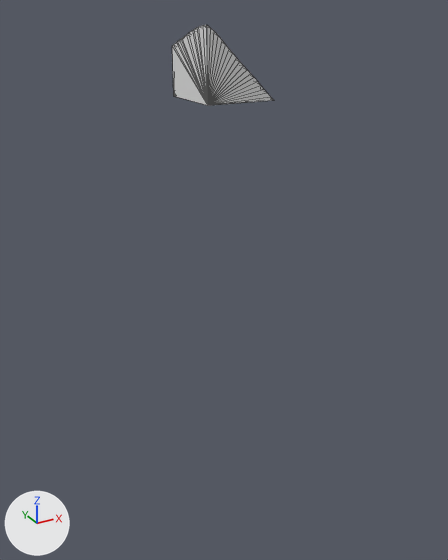
What one commit did to the glTF model assets/terrain/surface_pieces/surf_38_3.glb.
Rendered twice from a camera (50 mm lens) standing at (62.0, 55.1, 5.5) and looking at (82.9, 93.1, -13.5). Every picture has the same lights, and +X, +Y and +Z are marked at lower left. The first picture is the older version. Mesh edges are drawn as thin lines. Where no turn or scale is listed for an object, it has been applied to the vertices.

Script lines for the objects in view, before the commit:
```python
me_geometry_0 = bpy.data.meshes.new('geometry_0')
me_geometry_0.from_pydata(...)  # 116 vertices, 228 faces; spans x 80.0..84.87, y 90.0..95.0, z 0.0..4.58
ob_geometry_0 = bpy.data.objects.new('geometry_0', me_geometry_0)
ob_geometry_0.location = (0.0, 0.0, 0.0)
```
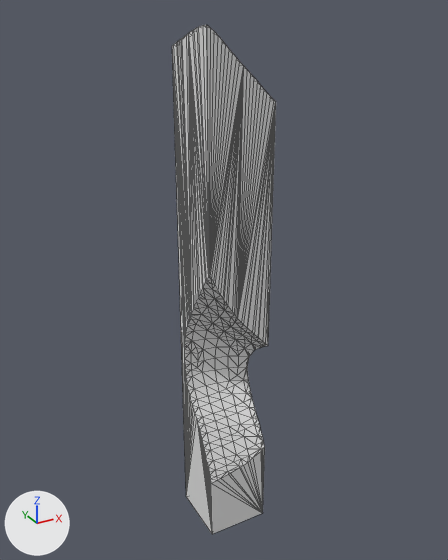
The change, as a list of edits to the scene's bpy script:
```text
Change me_geometry_0:
    used by ob_geometry_0; location = (0.0, 0.0, 0.0)
    remove me_geometry_0.from_pydata(...)  # 116 vertices, 228 faces; spans x 80.0..84.87, y 90.0..95.0, z 0.0..4.58
    add me_geometry_0.from_pydata(...)  # 388 vertices, 772 faces; spans x 80.0..85.0, y 90.0..95.0, z -35.0..4.58
    me_geometry_0 part 1: 4 vertices moved from x 84.49..84.87, y 90.02..92.5, z 0.0 to x 84.88..85.0, y 90.0..92.44, z -0.4..-0.01; 14 vertices removed from x 80.0..84.87, y 90.0..95.0, z 0.0; 286 vertices added at x 80.0..85.0, y 90.0..95.0, z -35.0..-0.1
```

Boxes [x1, y1, x2, y2] around the edits, measured in the pictures (448 x 560 px):
'geometry_0', reshaped (530% taller): before [172, 25, 274, 105]; after [172, 25, 276, 534]
